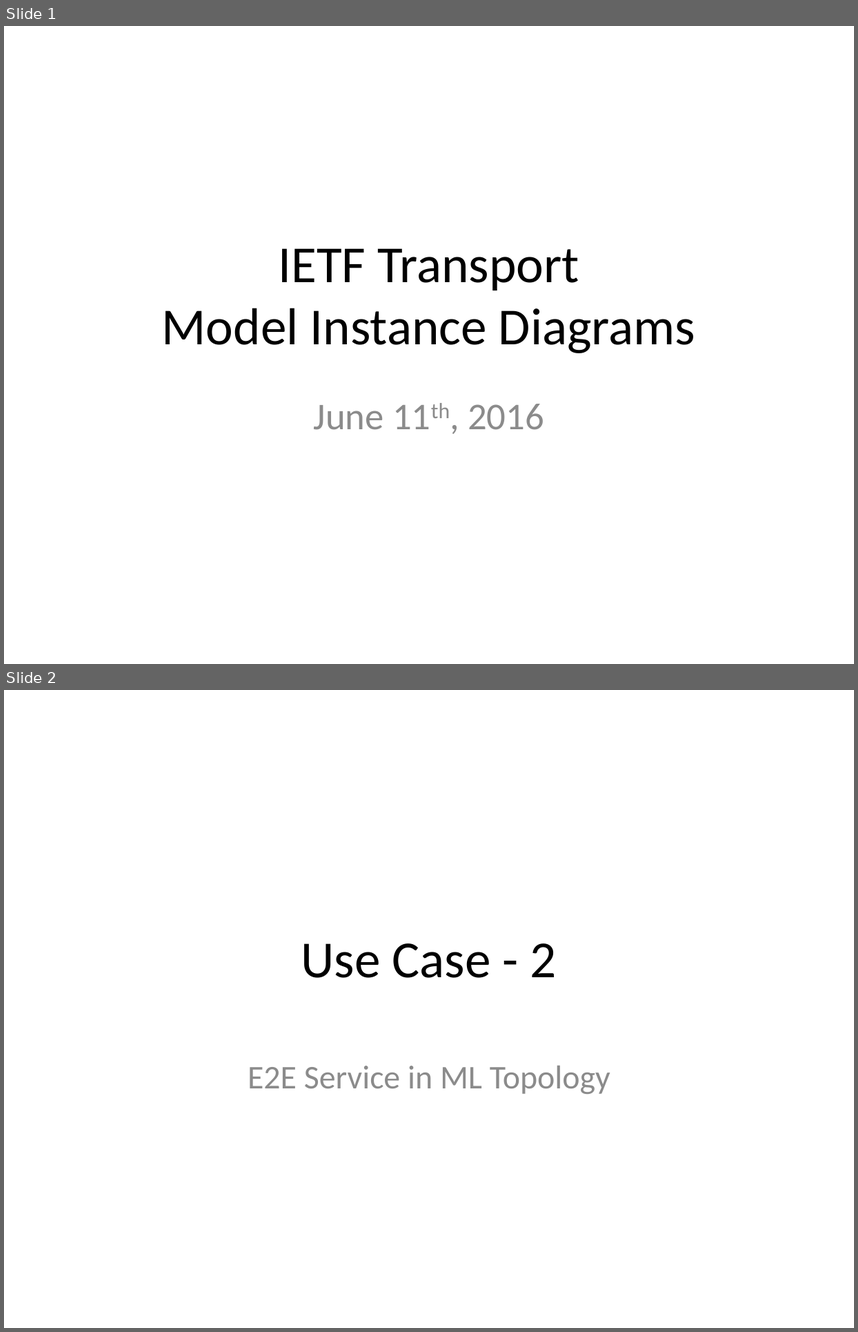
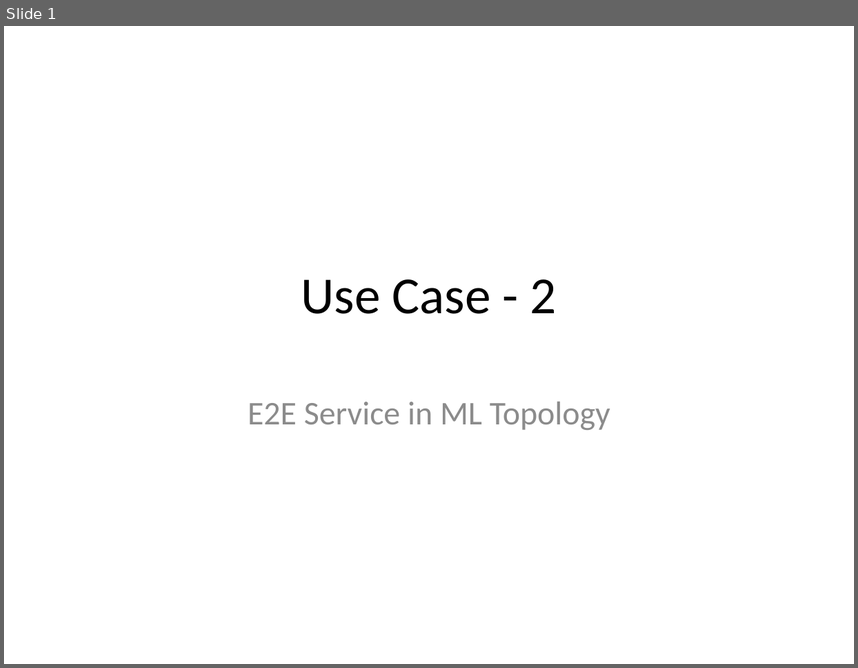
Before and after one commit to TransportModels/IETF-Transport-Modeling, a slide deck: Transport-UseCases/UC#2_P2P_SingleProvider_MultiLayerTopology.pptx. Shown one above the other, each under a label of ours: slides 1 and 2 before the commit, slide 1 after it. The pictures are 858x1332 and 858x668 pixels, drawn with LibreOffice and Linux fonts; fonts in the diff are those of the drawing. Boxes give left, top, right and bottom in pixels: in the first picture for what was removed or moved away, otherwise in the second. Text is boxed around its words. In the diff, an @@ line names an element or a change of style, - is before the commit and + after.

```diff
--- a/Transport-UseCases/UC#2_P2P_SingleProvider_MultiLayerTopology.pptx
+++ b/Transport-UseCases/UC#2_P2P_SingleProvider_MultiLayerTopology.pptx
@@ slide 1 removed at (4,26,854,664), background #FFFFFF @@
@@ title removed at (162,248,695,353) @@
-IETF Transport
-Model Instance Diagrams
@@ subtitle removed at (314,403,544,430) @@
-June 11th, 2016
@@ what was slide 2 is now slide 1 @@
```
Also in this commit, not shown: 5 slides changed, 11 slides added.
